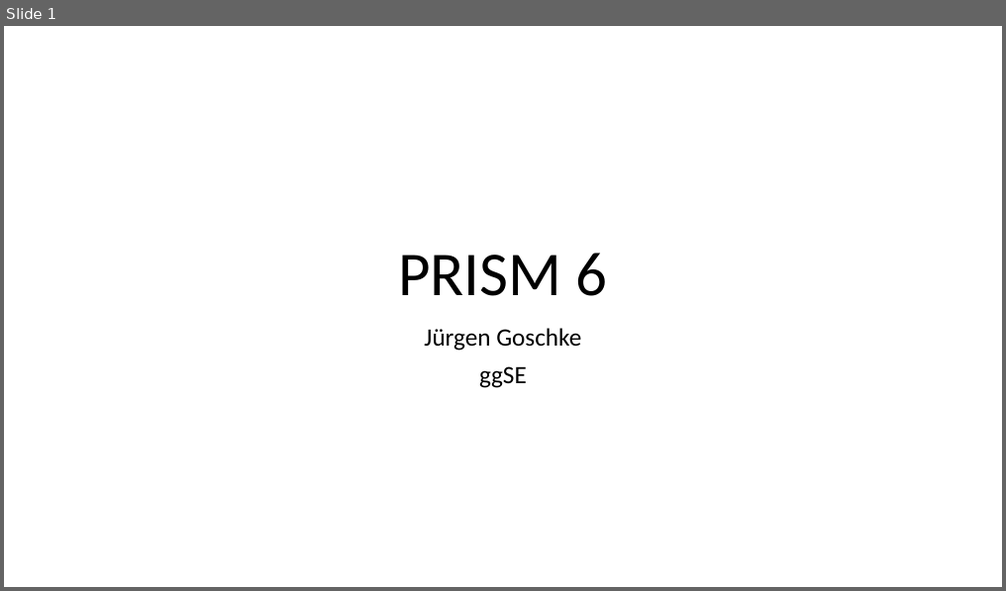
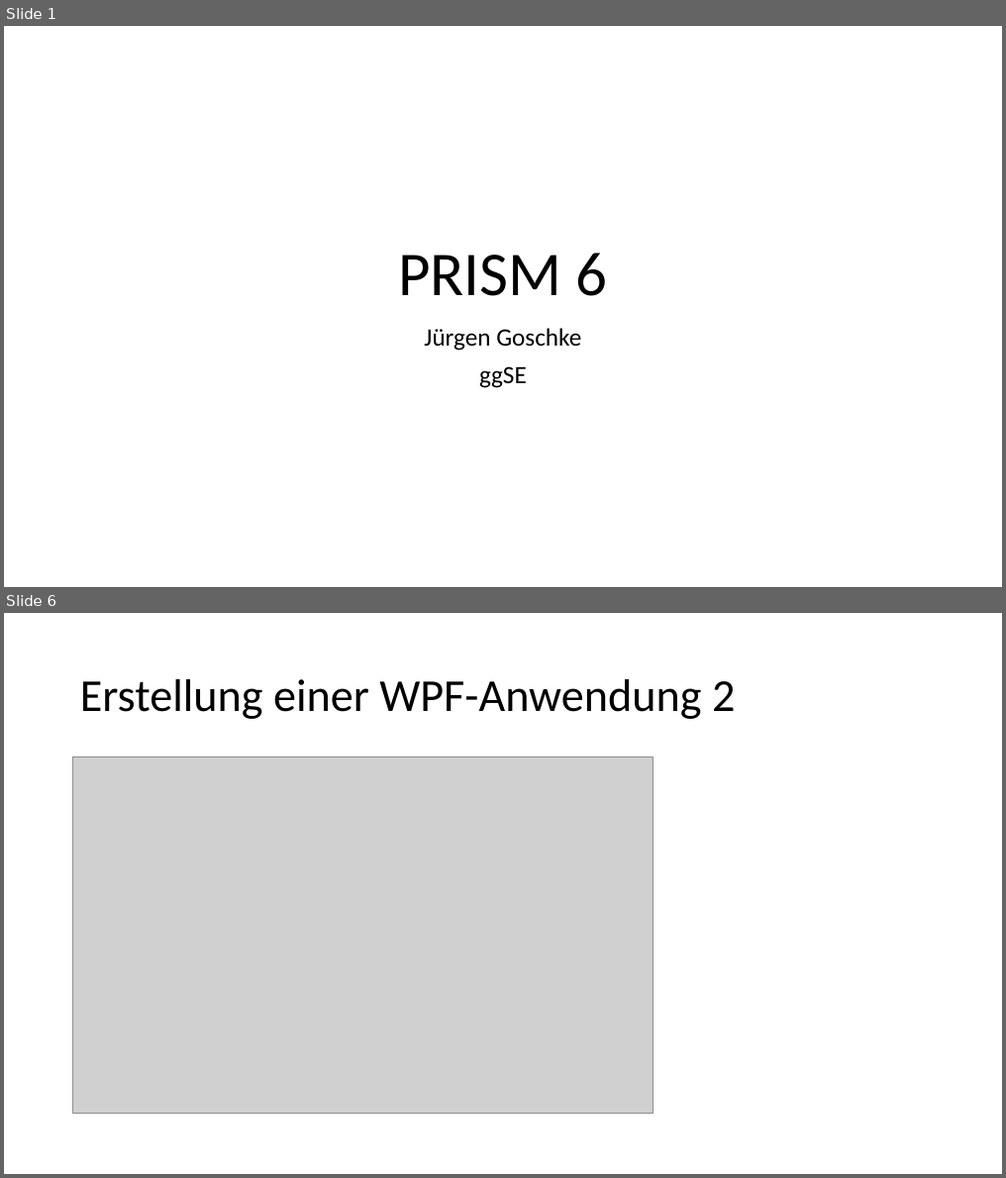
Before and after one commit to JGoschke/Usergroup, a slide deck: Prism6/Prism6.pptx. Shown one above the other, each under a label of ours: slide 1 before the commit, slides 1 and 6 after it; the slides between them are not shown. The pictures are 1006x591 and 1006x1178 pixels, drawn with LibreOffice and Linux fonts; fonts in the diff are those of the drawing; grey boxes stand for pictures. Boxes give left, top, right and bottom in pixels: in the first picture for what was removed or moved away, otherwise in the second. Text is boxed around its words. In the diff, an @@ line names an element or a change of style, - is before the commit and + after.

```diff
--- a/Prism6/Prism6.pptx
+++ b/Prism6/Prism6.pptx
@@ slide 6 added at (4, 613, 1002, 1174), background #FFFFFF @@
@@ title added at (80, 679, 735, 719), 44 pt, text #000000 @@
+Erstellung einer WPF-Anwendung 2
@@ picture added at (73, 757, 653, 1113) @@
```
Also in this commit, not shown: 4 other slides added.
